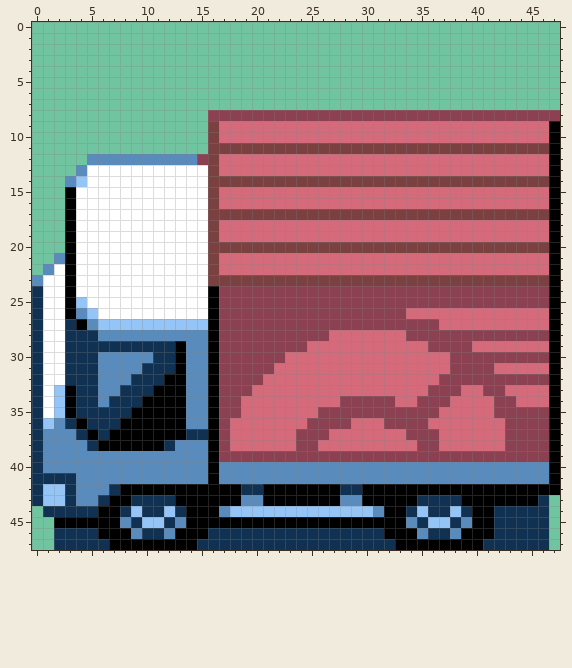
One commit to this pixel-art sprite: graphics/object_events/pics/misc/truck.png. The picture above is the old version.
The file is 48x48 pixels. Colours within 5 levels of each other are drawn and written as one.
And afterwards:
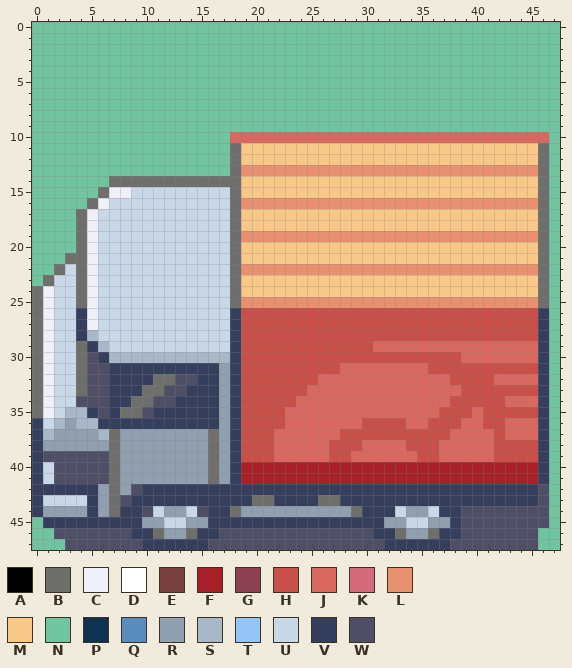
Palette (. is transparent): A #000000  B #6e6e6c  C #f0f0f8  D #ffffff  E #7b4141  F #a82028  G #8b4152  H #c85048  J #d86860  K #d56a7b  L #e89070  M #f8c888  N #70c4a0  P #103152  Q #5a8bbd  R #90a0b0  S #a8b8c8  T #94c5f6  U #c8d8e8  V #363e5e  W #4e4e66
Message: Fixed the Truck graphics, and temporarily changed the CON roof to blue in Rogue_Area_TownSquare
Change:
Changed rows in their new state; - is an unchanged pixel.
first column x 0:
 8 ----------------NNNNNNNNNNNNNNNNNNNNNNNNNNNNNNNN
 9 ----------------NNNNNNNNNNNNNNNNNNNNNNNNNNNNNNNN
10 ----------------NNJJJJJJJJJJJJJJJJJJJJJJJJJJJJJN
11 ----------------NNBMMMMMMMMMMMMMMMMMMMMMMMMMMMBN
12 -----NNNNNNNNNNNNNBMMMMMMMMMMMMMMMMMMMMMMMMMMMBN
13 ----NNNNNNNNNNNNNNBLLLLLLLLLLLLLLLLLLLLLLLLLLLBN
14 ---NNNNBBBBBBBBBBBBMMMMMMMMMMMMMMMMMMMMMMMMMMMBN
15 ---NNNBCCUUUUUUUUUBMMMMMMMMMMMMMMMMMMMMMMMMMMMBN
16 ---NNBCUUUUUUUUUUUBLLLLLLLLLLLLLLLLLLLLLLLLLLLBN
17 ---NBCUUUUUUUUUUUUBMMMMMMMMMMMMMMMMMMMMMMMMMMMBN
18 ---NBCUUUUUUUUUUUUBMMMMMMMMMMMMMMMMMMMMMMMMMMMBN
19 ---NBCUUUUUUUUUUUUBLLLLLLLLLLLLLLLLLLLLLLLLLLLBN
20 ---NBCUUUUUUUUUUUUBMMMMMMMMMMMMMMMMMMMMMMMMMMMBN
21 --NBBCUUUUUUUUUUUUBMMMMMMMMMMMMMMMMMMMMMMMMMMMBN
22 -NBUBCUUUUUUUUUUUUBLLLLLLLLLLLLLLLLLLLLLLLLLLLBN
23 NBUUBCUUUUUUUUUUUUBMMMMMMMMMMMMMMMMMMMMMMMMMMMBN
24 BCUUBCUUUUUUUUUUUUBMMMMMMMMMMMMMMMMMMMMMMMMMMMBN
25 BCUUBCUUUUUUUUUUUUBLLLLLLLLLLLLLLLLLLLLLLLLLLLBN
26 BCUUVCUUUUUUUUUUUUVHHHHHHHHHHHHHHHHHHHHHHHHHHHVN
27 BCUUVCUUUUUUUUUUUUVHHHHHHHHHHHHHHHHHHHHHHHHHHHVN
28 BCUUVSUUUUUUUUUUUUVHHHHHHHHHHHHHHHHHHHHHHHHHHHVN
29 BCUUBVSUUUUUUUUUUUVHHHHHHHHHHHHJJJJJJJJJJJJJJJVN
30 BCUUBWVSSSSSSSSSSSVHHHHHHHHHHHHHHHHHHHHJJJJJJJVN
31 BCUUBWWVVVVVVVVVVRVHHHHHHHHHJJJJJJJJHHHHHHHHHHVN
32 BCUUBWWVVVVBBWWVVRVHHHHHHHJJJJJJJJJJJJHHHHJJJJVN
33 BCUUBWWVVVBBWWVVVRVHHHHHHJJJJJJJJJJJJJJHHHHHHHVN
34 BCUUWWWVVBBWWVVVVRVHHHHHJJJJJJJJJJJJJJHHHHHJJJVN
35 BCUSSVWVBBWVVVVVVRVHHHHJJJJJJJJJJJJJJHHHJHHHHHVN
36 VUSRSSVVVVVVVVVVVRVHHHHJJJJJJJHHHHJJHHHJJHHJJJVN
37 VSRRRRSBRRRRRRRRBRVHHHJJJJJJHHHHHHHHHHJJJJHJJJVN
38 VRRRRRRBRRRRRRRRBRVHHHJJJJJHHHJJJJHHHJJJJJHHHHVN
39 VWWWWWWBRRRRRRRRBRVHHHJJJJJHHJJJJJJHHJJJJJHHHHVN
40 VUWWWWWBRRRRRRRRBRVFFFFFFFFFFFFFFFFFFFFFFFFFFFVN
41 VUWWWWWBRRRRRRRRBRVFFFFFFFFFFFFFFFFFFFFFFFFFFFVN
42 VVVVVVRBRWVVVVVVVVVVVVVVVVVVVVVVVVVVVVVVVVVVVVWN
43 VUUUUVRBWVVVVVVVVVVVBBVVVVBBVVVVVVVVVVVVVVVVVVW-
44 VRRRRVRBVVWURRUWVVBRRRRRRRRRRBVVVURRUVVWWWWWWWW-
45 -VVVVVVVVVRRUURRVVVVVVVVVVVVVVVVRRUURRVWWWWWWWW-
46 --WWWWWWWVVBRRBVVWWWWWWWWWWWWWWVVBRRBVVWWWWWWWN-
47 --NWWWWWWWVVVVVVWWWWWWWWWWWWWWWWVVVVVVWWWWWWWWN-
